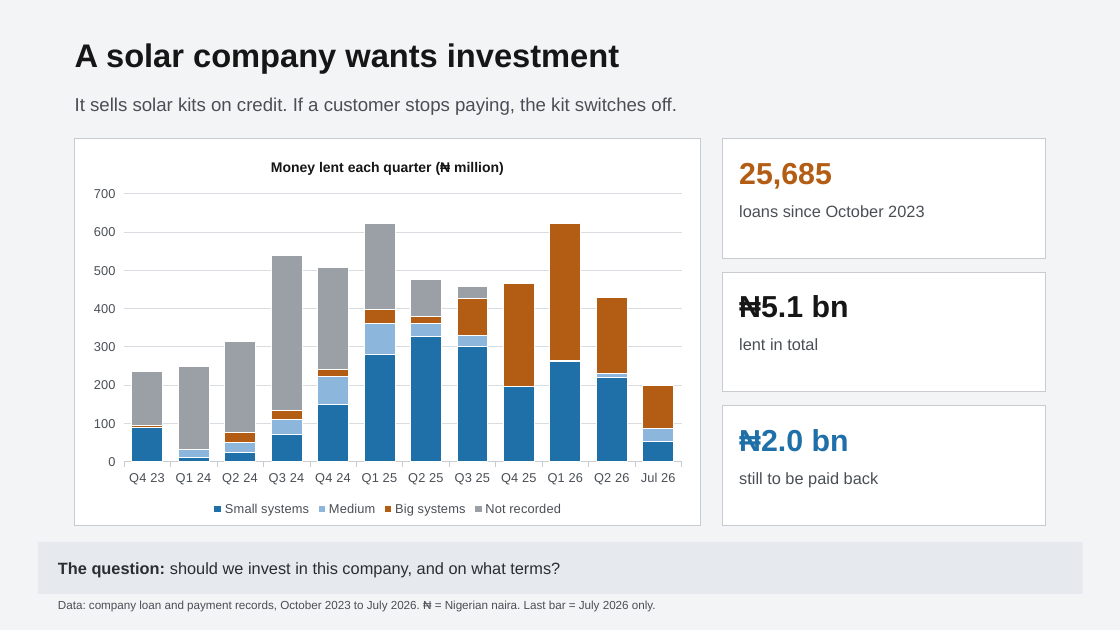
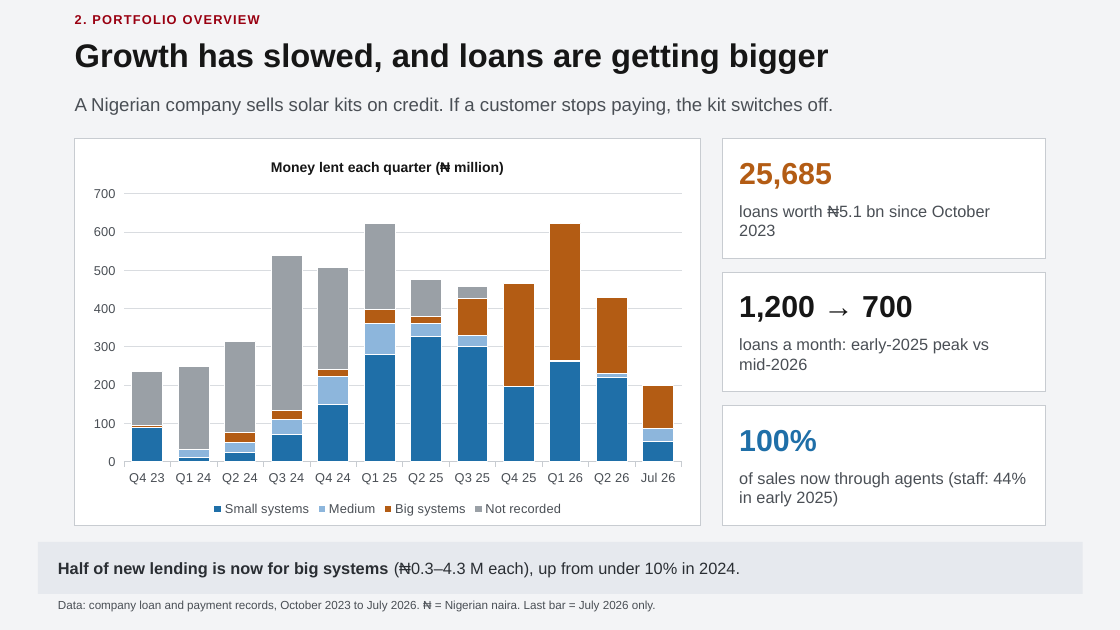
Before and after one commit to chilalaabubakar/EDA, a slide deck: slide 3 of case_study_5_paygo/Case_5_-_Decision_Briefing.pptx (slide 2 before the commit). Drawn at 1120x630 pixels with LibreOffice and Linux fonts; fonts in the diff are those of the drawing. Boxes give left, top, right and bottom in pixels: in the first picture for what was removed or moved away, otherwise in the second. Text is boxed around its words. In the diff, an @@ line names an element or a change of style, - is before the commit and + after.

```diff
--- a/case_study_5_paygo/Case_5_-_Decision_Briefing.pptx
+++ b/case_study_5_paygo/Case_5_-_Decision_Briefing.pptx
@@ text added at (75,15,260,24), 11 pt, text #990011, bold @@
+2. PORTFOLIO OVERVIEW
@@ text at (75,43,829,73): text changed @@
-A solar company wants investment
+Growth has slowed, and loans are getting bigger
@@ text at (75,97,834,115): text changed @@
-It sells solar kits on credit. If a customer stops paying, the kit switches off.
+A Nigerian company sells solar kits on credit. If a customer stops paying, the kit switches off.
@@ text at (739,205,990,236): text changed @@
-loans since October 2023
+loans worth ₦5.1 bn since October 2023
@@ text at (739,296,913,322): text changed @@
-₦5.1 bn
+1,200 → 700
@@ text at (739,338,989,370): text changed @@
-lent in total
+loans a month: early-2025 peak vs mid-2026
@@ text at (739,430,817,452): text changed @@
-₦2.0 bn
+100%
@@ text at (739,472,1026,507): text changed @@
-still to be paid back
+of sales now through agents (staff: 44% in early 2025)
@@ text at (58,562,740,578): text changed @@
-The question: should we invest in this company, and on what terms?
+Half of new lending is now for big systems (₦0.3–4.3 M each), up from under 10% in 2024.
```
Also in this commit, not shown: 9 other slides changed, 1 slide added, 1 slide removed, 5 other files.
